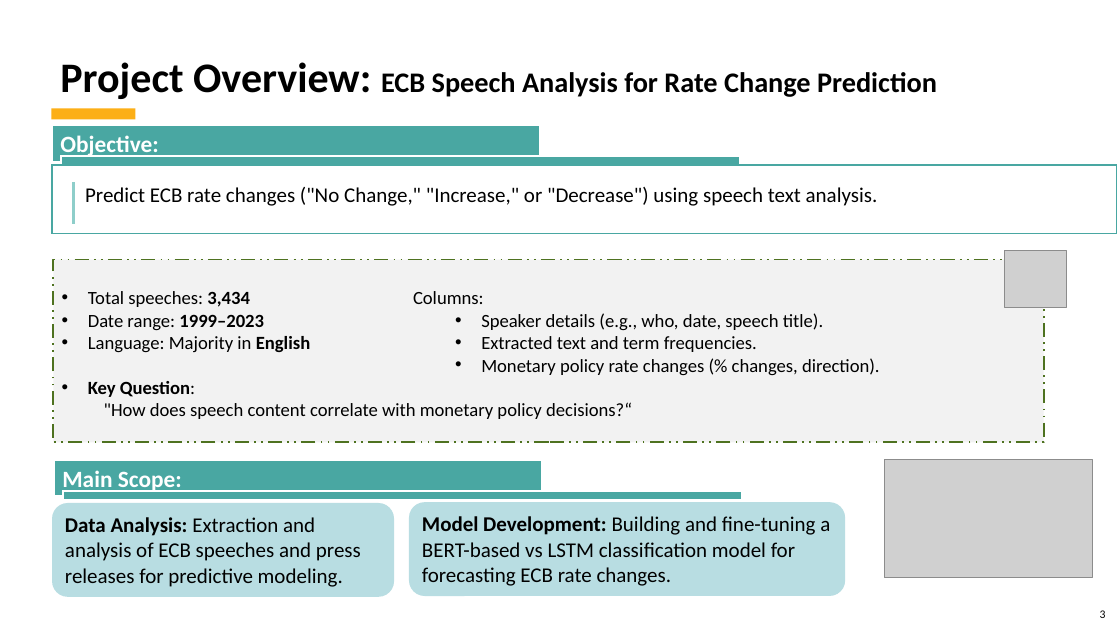
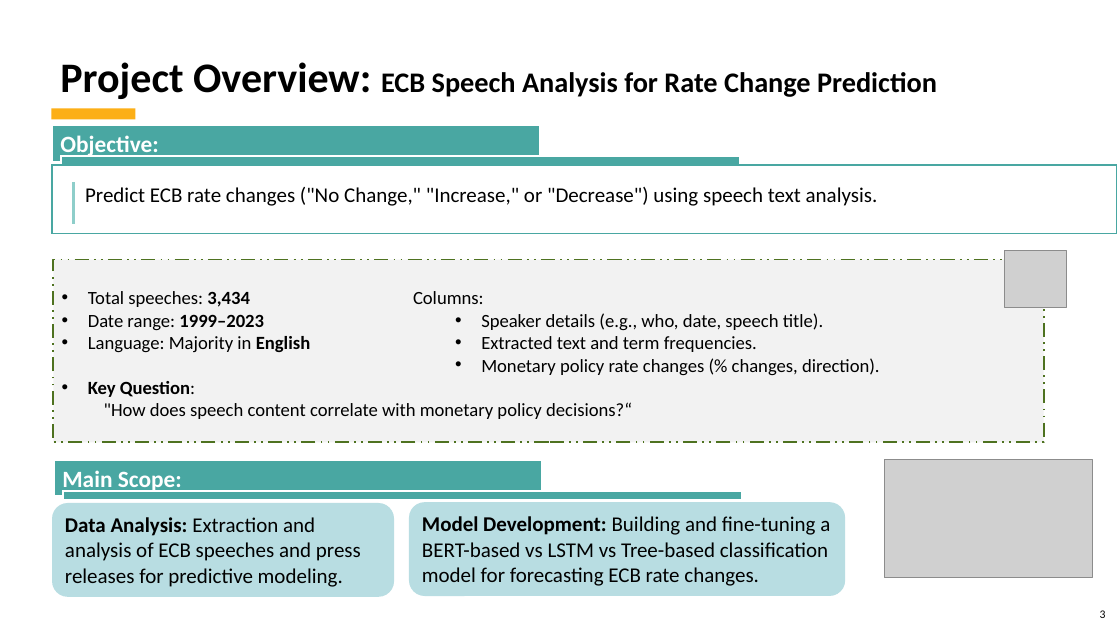
Before and after one commit to kubernetes-world/3666-ANLP-Predicting-ECB-Monetary-Policy, a slide deck: slide 3 of 3666 ANLP - Predicting ECB Monetary Policy.Final Project.pptx. Drawn at 1120x630 pixels with LibreOffice and Linux fonts; fonts in the diff are those of the drawing; grey boxes stand for pictures; background and template pictures are left out. Boxes give left, top, right and bottom in pixels: in the first picture for what was removed or moved away, otherwise in the second. Text is boxed around its words. In the diff, an @@ line names an element or a change of style, - is before the commit and + after.

```diff
--- a/3666 ANLP - Predicting ECB Monetary Policy.Final Project.pptx
+++ b/3666 ANLP - Predicting ECB Monetary Policy.Final Project.pptx
@@ text in rounded rectangle at [422, 516, 830, 586]: text changed @@
-Model Development: Building and fine-tuning a BERT-based vs LSTM classification model for forecasting ECB rate changes.
+Model Development: Building and fine-tuning a BERT-based vs LSTM vs Tree-based classification model for forecasting ECB rate changes.
```
Also in this commit, not shown: 4 other slides changed, 2 slides added, 1 other file.
